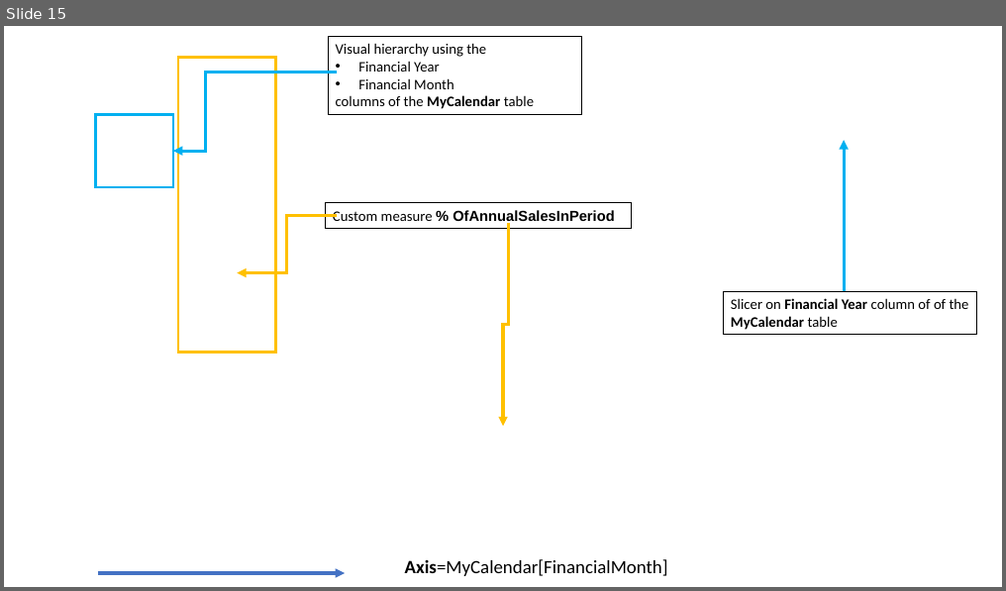
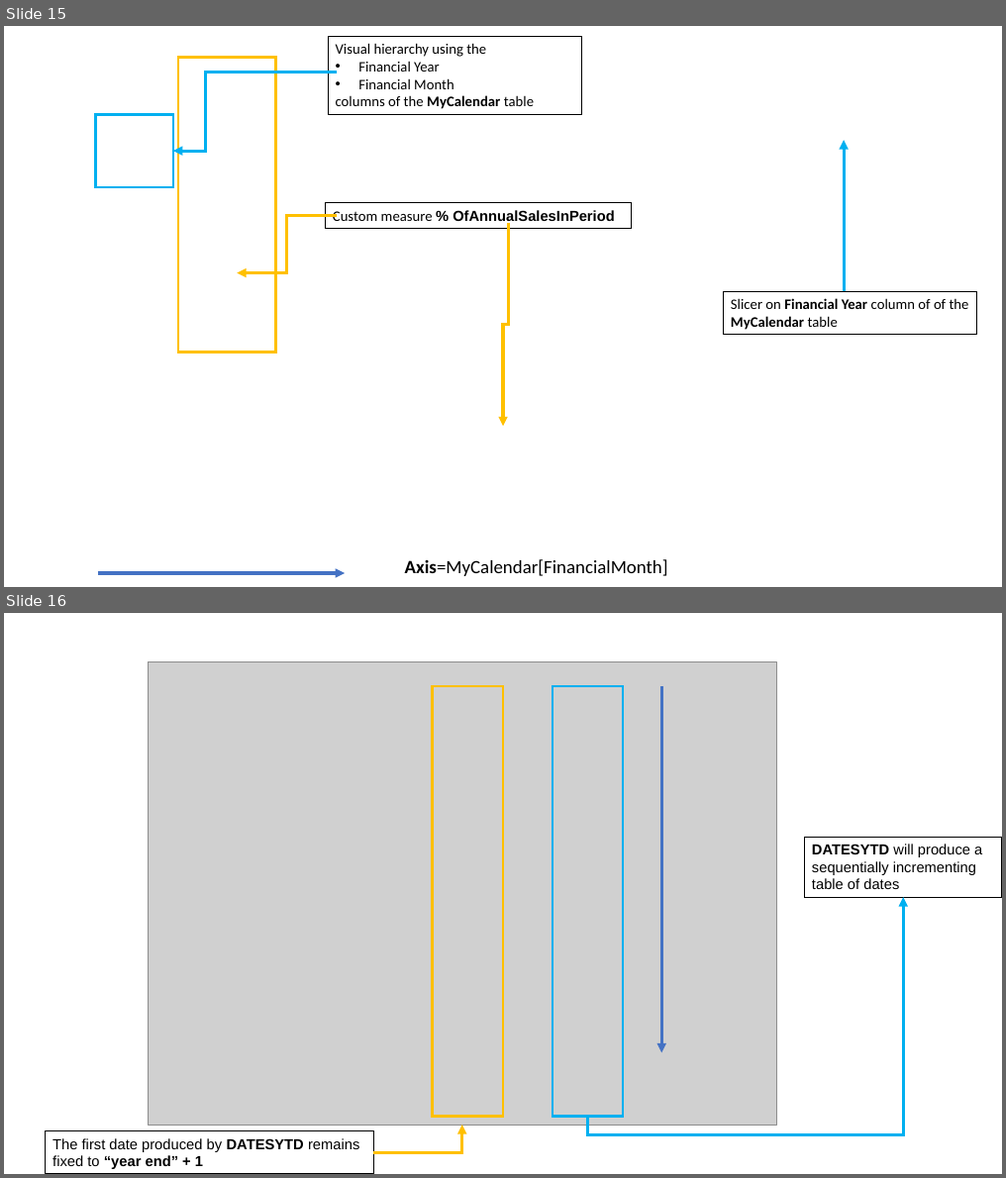
Before and after one commit to sdg002/sdg002.github.io, a slide deck: dax-cheat-sheet-2/Microsoft PowerPoint Presentation.pptx. Shown one above the other, each under a label of ours: slide 15 before the commit, slides 15 and 16 after it. The pictures are 1006x591 and 1006x1178 pixels, drawn with LibreOffice and Linux fonts; fonts in the diff are those of the drawing; grey boxes stand for pictures; background and template pictures are left out. Boxes give left, top, right and bottom in pixels: in the first picture for what was removed or moved away, otherwise in the second. Text is boxed around its words. In the diff, an @@ line names an element or a change of style, - is before the commit and + after.

Commit message:
Completed DATESYTD

```diff
--- a/dax-cheat-sheet-2/Microsoft PowerPoint Presentation.pptx
+++ b/dax-cheat-sheet-2/Microsoft PowerPoint Presentation.pptx
@@ slide 16 added at <box>4,613,1002,1174</box>, background #FFFFFF @@
@@ picture added at <box>148,663,777,1125</box> @@
@@ rectangle added at <box>433,686,503,1117</box>, outline #FFC000 2.25 pt @@
@@ rectangle added at <box>552,686,623,1117</box>, outline #00B0F0 2.25 pt @@
@@ arrow added from (662, 686) to (662, 1054), #4472C4 3 pt @@
@@ rectangle added at <box>805,837,1002,897</box>, outline #000000 0.75 pt, 14 pt, text #000000 @@
+DATESYTD will produce a sequentially incrementing table of dates
@@ elbow arrow added from (588, 1116) to (903, 897), #00B0F0 3 pt @@
@@ rectangle added at <box>46,1132,374,1174</box>, outline #000000 0.75 pt, 14 pt, text #000000 @@
+The first date produced by DATESYTD remains fixed to “year end” + 1
@@ elbow arrow added from (374, 1153) to (462, 1125), #FFC000 3 pt @@
```
Also in this commit, not shown: 3 other files.
